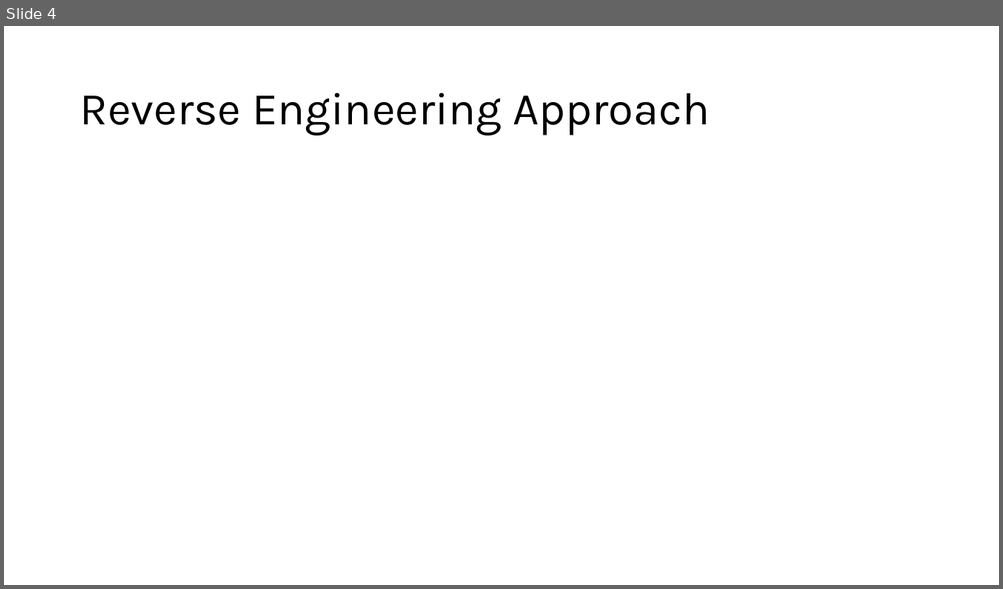
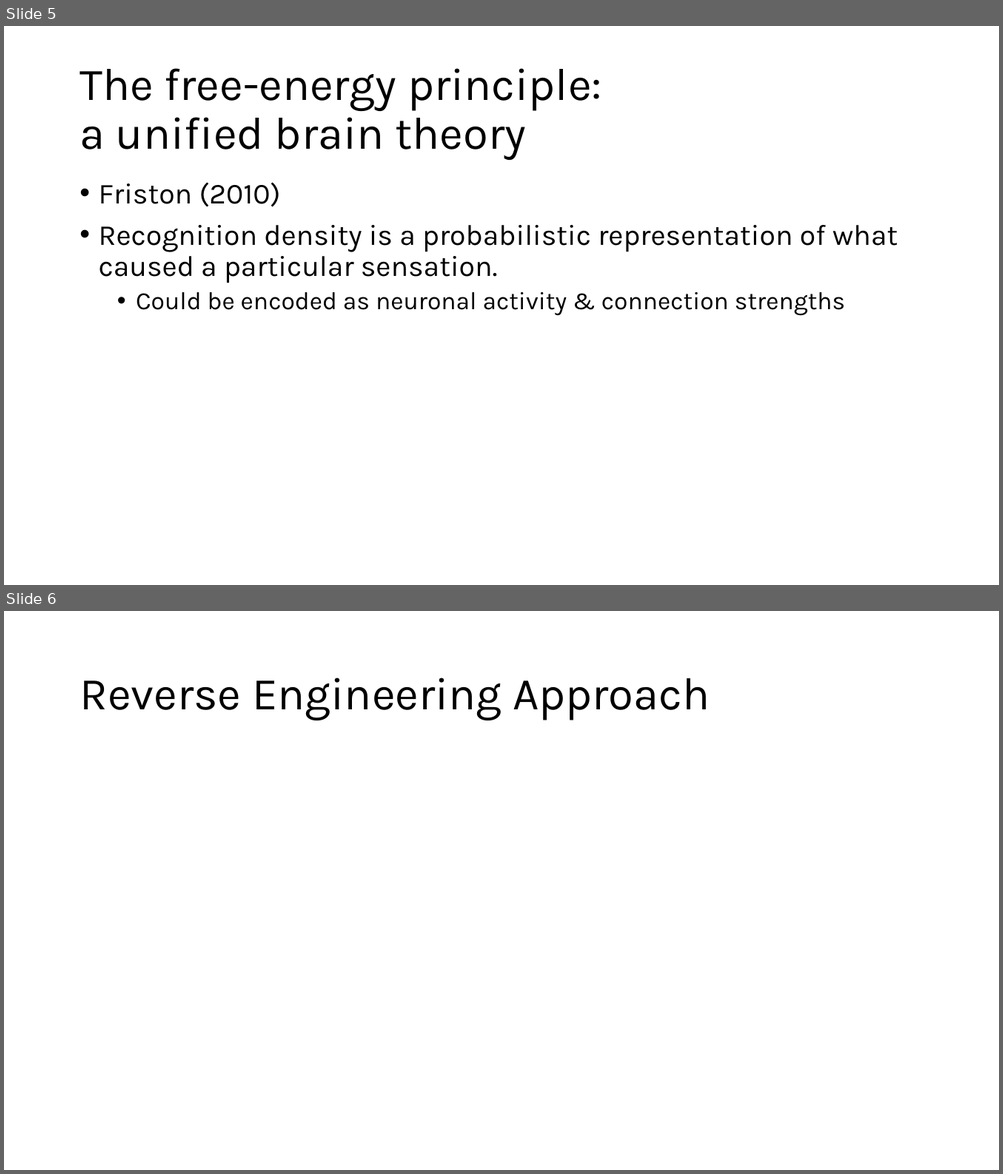
Before and after one commit to nghess/cnjc, a slide deck: in_vitro_free_energy/free_energy.pptx. Shown one above the other, each under a label of ours: slide 4 before the commit, slides 5 and 6 after it. The pictures are 1003x589 and 1003x1174 pixels, drawn with LibreOffice and Linux fonts; fonts in the diff are those of the drawing. Boxes give left, top, right and bottom in pixels: in the first picture for what was removed or moved away, otherwise in the second. Text is boxed around its words. In the diff, an @@ line names an element or a change of style, - is before the commit and + after.

Commit message:
friston

```diff
--- a/in_vitro_free_energy/free_energy.pptx
+++ b/in_vitro_free_energy/free_energy.pptx
@@ slide 5 added at [4,26,999,585], background #FFFFFF @@
@@ title added at [79,68,602,160], 44 pt, text #000000 @@
+The free-energy principle:
+a unified brain theory
@@ text added at [99,182,897,316], 28 pt, text #000000 @@
+• Friston (2010)
+• Recognition density is a probabilistic representation of what caused a particular sensation.
+  • Could be encoded as neuronal activity & connection strengths
@@ what was slide 4 is now slide 6 @@
```
Also in this commit, not shown: 1 slide changed, 1 other slide added, 1 other file.
